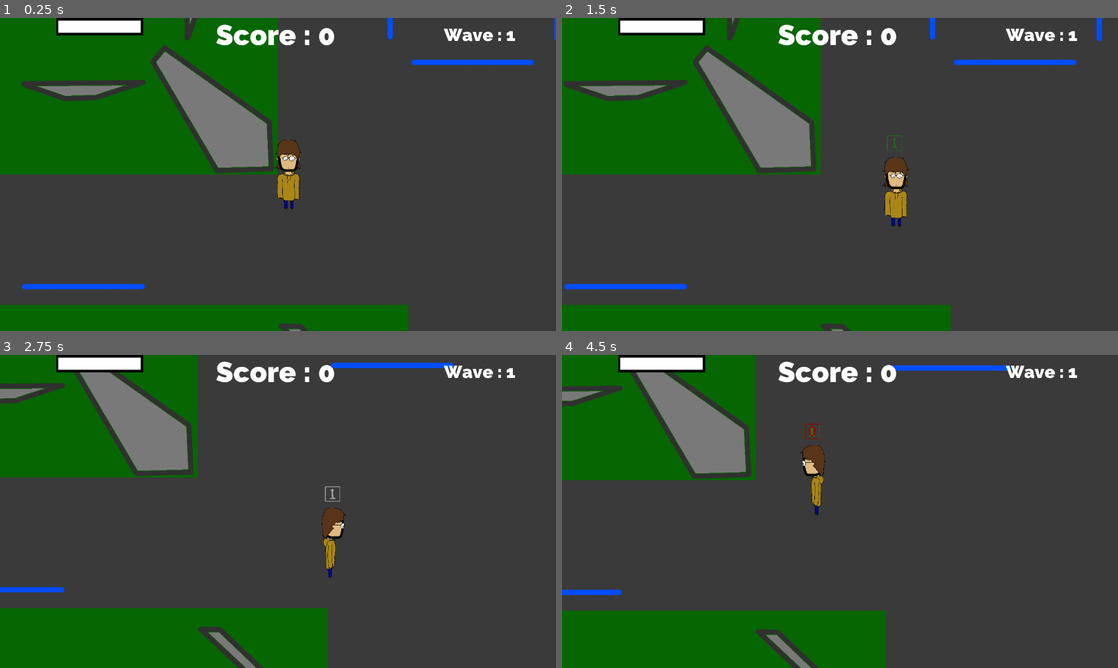
Above: before the commit, frames 1-4 (two rows, left to right).
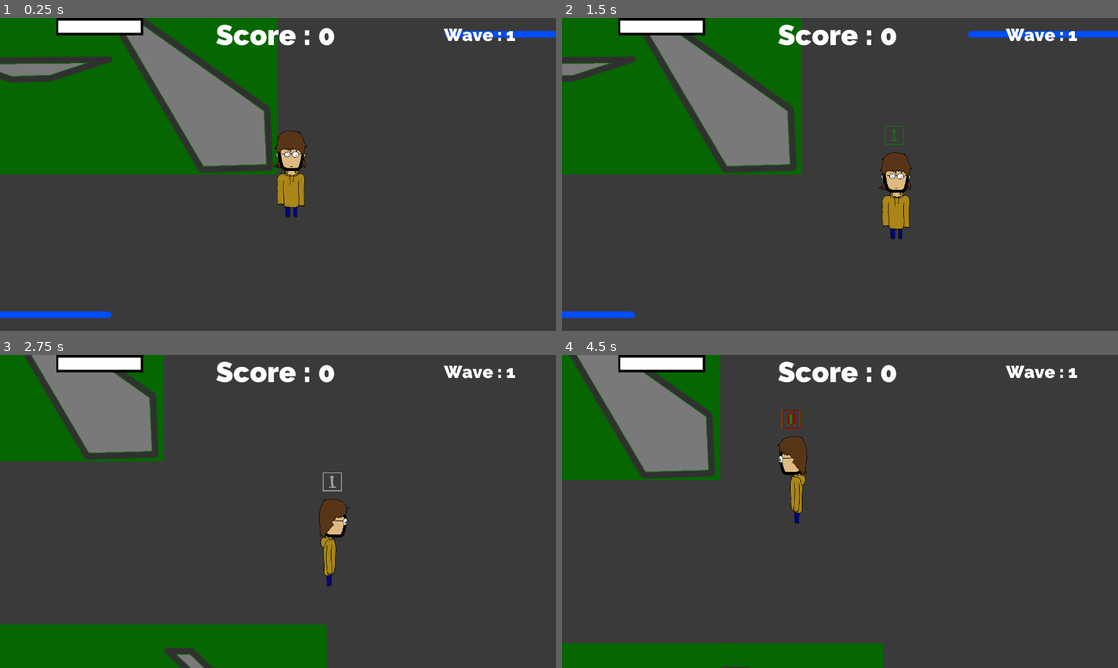
Above: after the commit, the same moments.

Repository: CeylenGames/5thAlakajam
Game: Godot game, scene res://World.tscn
The game is run twice, just before and just after one commit, with the same random seed, the same clock (stepped at 60 frames per second) and the same inputs.
Inputs:
- Up to frame 1 (0.25 s): no input
- Up to frame 2 (1.5 s): tap Enter at 0.5 s; hold Right (ui_right) 0.53-1.28 s; tap Keypad 0 (combo_0) at 0.6 s; tap Space (ui_select) at 0.77 s; hold Down (ui_down) from 1.28 s (still down); tap Keypad 1 (combo_1) at 1.35 s
- Up to frame 3 (2.75 s): tap Space (ui_select) at 1.52 s; release Down (ui_down) at 2.03 s; hold Right (ui_right) from 2.03 s (still down); tap Keypad 0 (combo_0) at 2.1 s
- Up to frame 4 (4.5 s): release Right (ui_right) at 2.78 s; hold Up (ui_up) 2.78-3.53 s; tap Keypad 1 (combo_1) at 2.85, 4.35 s; tap Space (ui_select) at 3.02, 3.77 s; hold Left (ui_left) from 3.53 s (still down); tap Keypad 0 (combo_0) at 3.6 s

The runs differ from the first frame. In frame 1, 14% of the frame differs, in the area x 0-100%, y 0-100%; in frame 2, 15%; in frame 3, 13%; in frame 4, 16%, in the area x 0-81%, y 0-100%.
Error in both runs: Invalid call. Nonexistent function 'reset' in base 'Node2D (Combo.gd)'. (res://Scripts/Main.gd:28)

Commit message:
Update World.tscn

Diff:
--- a/World.tscn
+++ b/World.tscn
@@ -11,9 +11,9 @@
 [ext_resource path="res://images/enemies/spam2.png" type="Texture" id=9]
 [ext_resource path="res://images/enemies/spam3.png" type="Texture" id=10]
 [ext_resource path="res://images/enemies/spam4.png" type="Texture" id=11]
-[ext_resource path="res://font/Raleway-Black.ttf" type="DynamicFontData" id=12]
-[ext_resource path="res://images/ui/fond_bar.png" type="Texture" id=13]
-[ext_resource path="res://images/ui/bar.png" type="Texture" id=14]
+[ext_resource path="res://images/ui/fond_bar.png" type="Texture" id=12]
+[ext_resource path="res://images/ui/bar.png" type="Texture" id=13]
+[ext_resource path="res://font/Raleway-Black.ttf" type="DynamicFontData" id=14]
 
 [sub_resource type="NavigationPolygon" id=1]
 
@@ -26,21 +26,20 @@
 size = 20
 use_mipmaps = false
 use_filter = false
-font_data = ExtResource( 6 )
 _sections_unfolded = [ "Extra Spacing", "Font", "Settings" ]
-
-[sub_resource type="DynamicFontData" id=4]
-
-hinting = 2
-font_path = "res://font/Raleway-Black.ttf"
 
 [sub_resource type="DynamicFont" id=3]
 
 size = 65
 use_mipmaps = false
 use_filter = false
-font_data = ExtResource( 12 )
+font_data = ExtResource( 14 )
 _sections_unfolded = [ "Extra Spacing", "Font", "Settings" ]
+
+[sub_resource type="DynamicFontData" id=4]
+
+hinting = 2
+font_path = "res://font/Raleway-Black.ttf"
 
 [sub_resource type="DynamicFont" id=5]
 
@@ -50,7 +49,7 @@
 font_data = SubResource( 4 )
 _sections_unfolded = [ "Extra Spacing", "Font", "Settings" ]
 
-[node name="World" type="Node"]
+[node name="World" type="Node" index="0"]
 
 script = ExtResource( 1 )
 ScoreLabel = NodePath("GUI/Score")
@@ -102,7 +101,6 @@
 
 [node name="Player" parent="." index="2" instance=ExtResource( 4 )]
 
-editor/display_folded = true
 Speed = 200
 Combo_Indic = ExtResource( 5 )
 Combo_Indic_Pos = Vector2( -20, -130 )
@@ -112,7 +110,7 @@
 anchor_mode = 1
 rotating = false
 current = true
-zoom = Vector2( 1, 1 )
+zoom = Vector2( 0.8, 0.8 )
 limit_left = -10000000
 limit_top = -10000000
 limit_right = 10000000
@@ -139,7 +137,11 @@
 navpoly = SubResource( 1 )
 enabled = true
 
-[node name="Spawner" type="Node2D" parent="." index="4"]
+[node name="Spawner2" parent="." index="4" instance=ExtResource( 5 )]
+
+position = Vector2( -660, -400 )
+
+[node name="Spawner" type="Node2D" parent="." index="5"]
 
 position = Vector2( 610, -310 )
 script = ExtResource( 6 )
@@ -155,20 +157,6 @@
 wait_time = 8.0
 one_shot = false
 autostart = false
-
-[node name="Spawner2" type="Node2D" parent="." index="5"]
-
-position = Vector2( 710, 750 )
-script = ExtResource( 6 )
-nav = NodePath("../Navigation2D")
-Enemy = ExtResource( 7 )
-Player = NodePath("../Player")
-EnemyContainer = NodePath("../Enemies")
-sprites = [ ExtResource( 8 ), ExtResource( 9 ), ExtResource( 10 ), ExtResource( 11 ) ]
-
-[node name="Spawner2" parent="." index="4" instance=ExtResource( 5 )]
-
-position = Vector2( -660, -400 )
 
 [node name="Spawner3" type="Node2D" parent="." index="6"]
 
@@ -243,9 +231,10 @@
 value = 100.0
 exp_edit = false
 rounded = false
-texture_under = ExtResource( 13 )
+texture_under = ExtResource( 12 )
 texture_over = null
 texture_progress = ExtResource( 14 )
+texture_progress = ExtResource( 13 )
 radial_fill_degrees = 360.0
 radial_center_offset = Vector2( 0, 0 )
 nine_patch_stretch = false
@@ -299,3 +288,13 @@
 lines_skipped = 0
 max_lines_visible = -1
 _sections_unfolded = [ "Rect", "custom_colors", "custom_fonts" ]
+
+[node name="Spawner2" type="Node2D" parent="." index="9"]
+
+position = Vector2( 710, 750 )
+script = ExtResource( 6 )
+nav = NodePath("../Navigation2D")
+Enemy = ExtResource( 7 )
+Player = NodePath("../Player")
+EnemyContainer = NodePath("../Enemies")
+sprites = [ ExtResource( 8 ), ExtResource( 9 ), ExtResource( 10 ), ExtResource( 11 ) ]
Not shown: 1 places in World.tscn that only renumber resources
